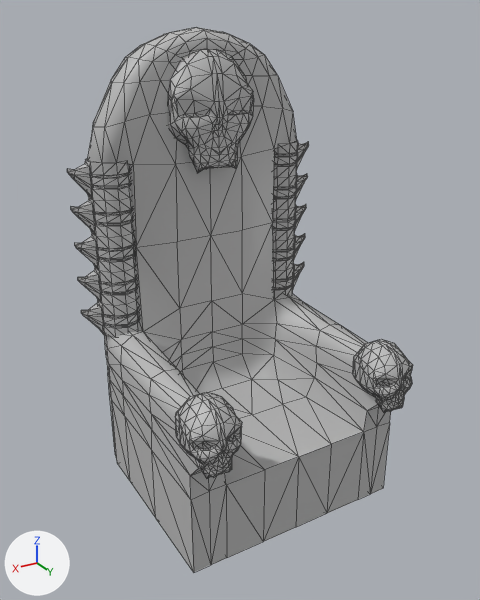
A saved change to the FBX model Resource/FBX/Throne.fbx.
The view is the same before and after, from a 50 mm camera at (0.0647, 0.1071, 0.0961) aimed at (0.0021, 0.0028, 0.044). Lighting does not change. The marker at lower left points along +X, +Y and +Z. Mesh edges are drawn as thin lines. Where no turn or scale is listed for an object, it has been applied to the vertices.

Script lines for the objects in view, before the commit:
```python
me_mesh = bpy.data.meshes.new('Mesh')
me_mesh.from_pydata(...)  # 1914 vertices, 3804 faces; spans x -0.0282..0.0282, y -0.022..0.0272, z 0.0..0.0938
me_mesh.materials.append(mat_lambert1)  # grey #bcbcbc
ob_newest4 = bpy.data.objects.new('Newest4', me_mesh)
ob_newest4.location = (0.0, 0.0, 0.0)
```
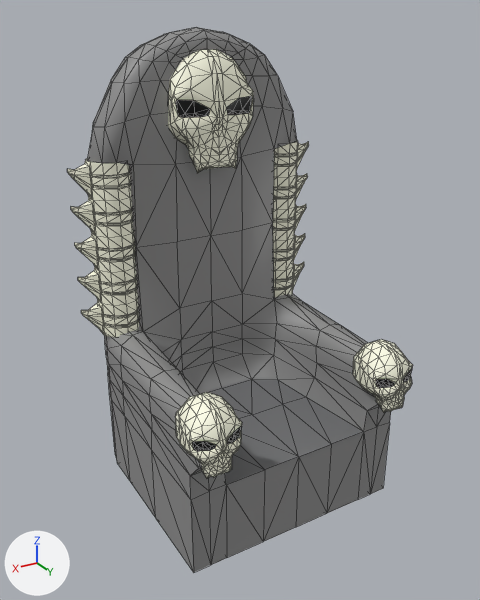
The newer file is also rescaled (x0.5), turned or shifted as a whole; pictures and numbers use the older file's frame.

Pixel boxes (x1, y1, x2, y2) of what changed, in the pictures (480 x 600 px):
'Newest4', recoloured: (67, 27, 413, 573) in both

Patch to the scene script:
```diff
--- a/Resource/FBX/Throne.fbx.py
+++ b/Resource/FBX/Throne.fbx.py
@@ img_throne_png @@
+img_throne_png = load_image('Throne.png', '../Texture/Throne.png', 512, 512, 'sRGB')
@@ mat_lambert2 @@
+mat_lambert2 = principled_material('lambert2')
+mat_lambert2.texture = img_throne_png  # with its transparency
@@ me_mesh @@
 me_mesh.from_pydata(...)  # 1914 vertices, 3804 faces; spans x -0.0282..0.0282, y -0.022..0.0272, z 0.0..0.0938
-me_mesh.materials.append(mat_lambert1)  # grey #bcbcbc
+me_mesh.materials.append(mat_lambert2)  # picture img_throne_png
```
